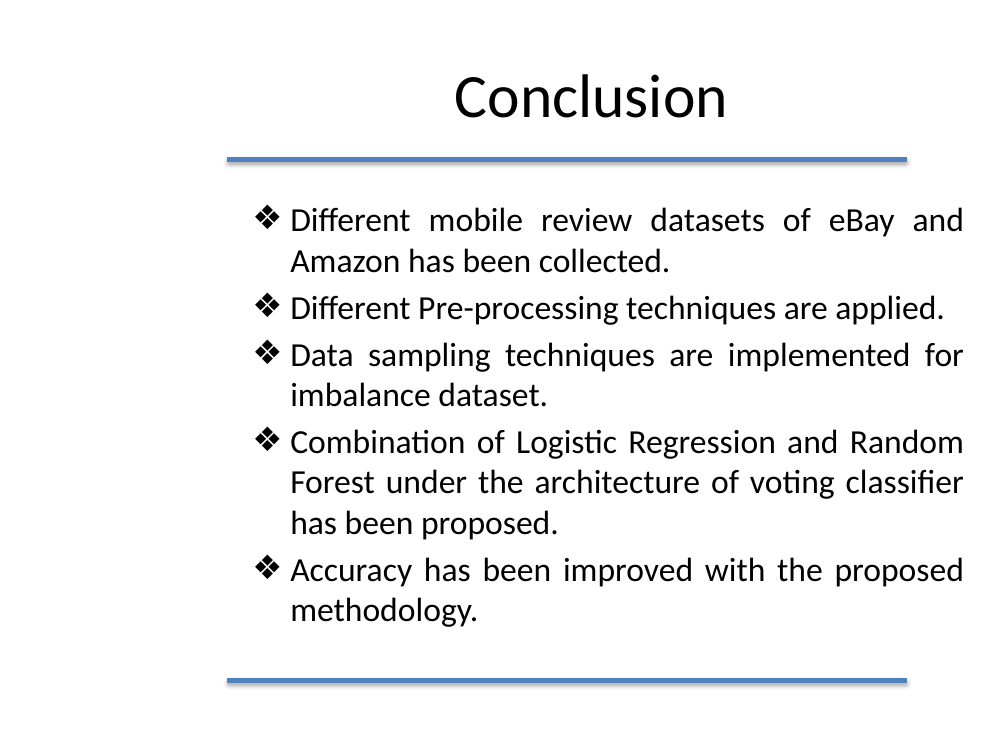
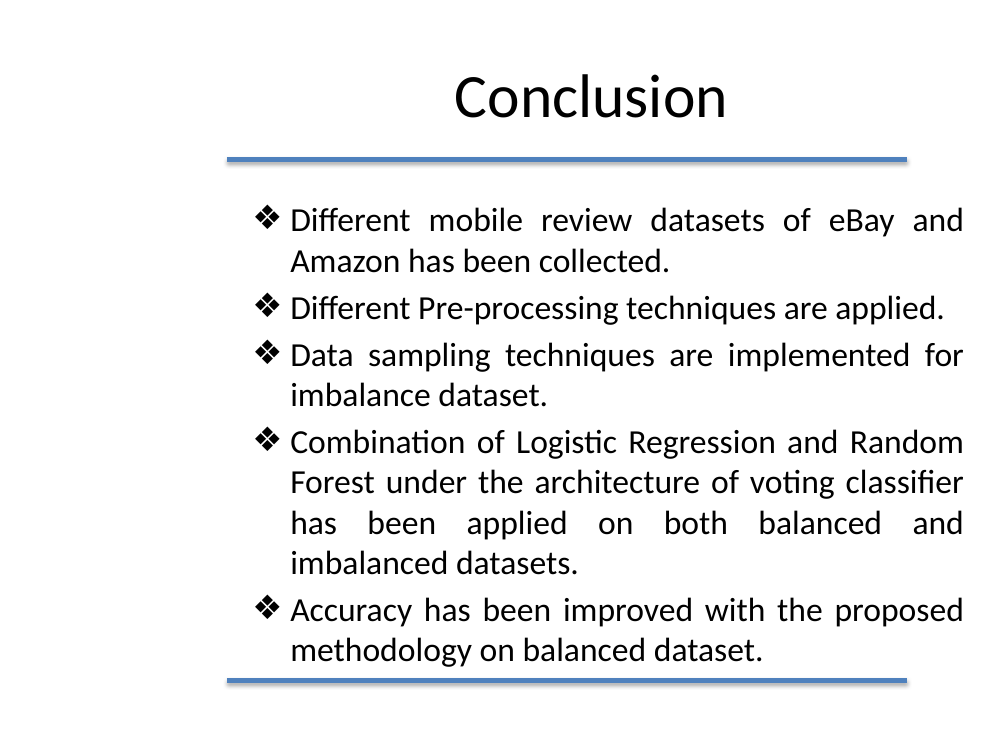
Before and after one commit to furqan-durrani/Thesisss, a slide deck: slide 32 of Furqan Durrani.pptx (slide 31 before the commit). Drawn at 1008x756 pixels with LibreOffice and Linux fonts; fonts in the diff are those of the drawing; background and template pictures are left out. Boxes give left, top, right and bottom in pixels: in the first picture for what was removed or moved away, otherwise in the second. Text is boxed around its words. In the diff, an @@ line names an element or a change of style, - is before the commit and + after.

```diff
--- a/Furqan Durrani.pptx
+++ b/Furqan Durrani.pptx
@@ text at [290, 429, 964, 667]: text changed @@
-❖ Combination of Logistic Regression and Random Forest under the architecture of voting classifier has been proposed.
-❖ Accuracy has been improved with the proposed methodology.
+❖ Combination of Logistic Regression and Random Forest under the architecture of voting classifier has been applied on both balanced and imbalanced datasets.
+❖ Accuracy has been improved with the proposed methodology on balanced dataset.
```
Also in this commit, not shown: 14 other slides changed, 3 slides added, 1 slide removed.
